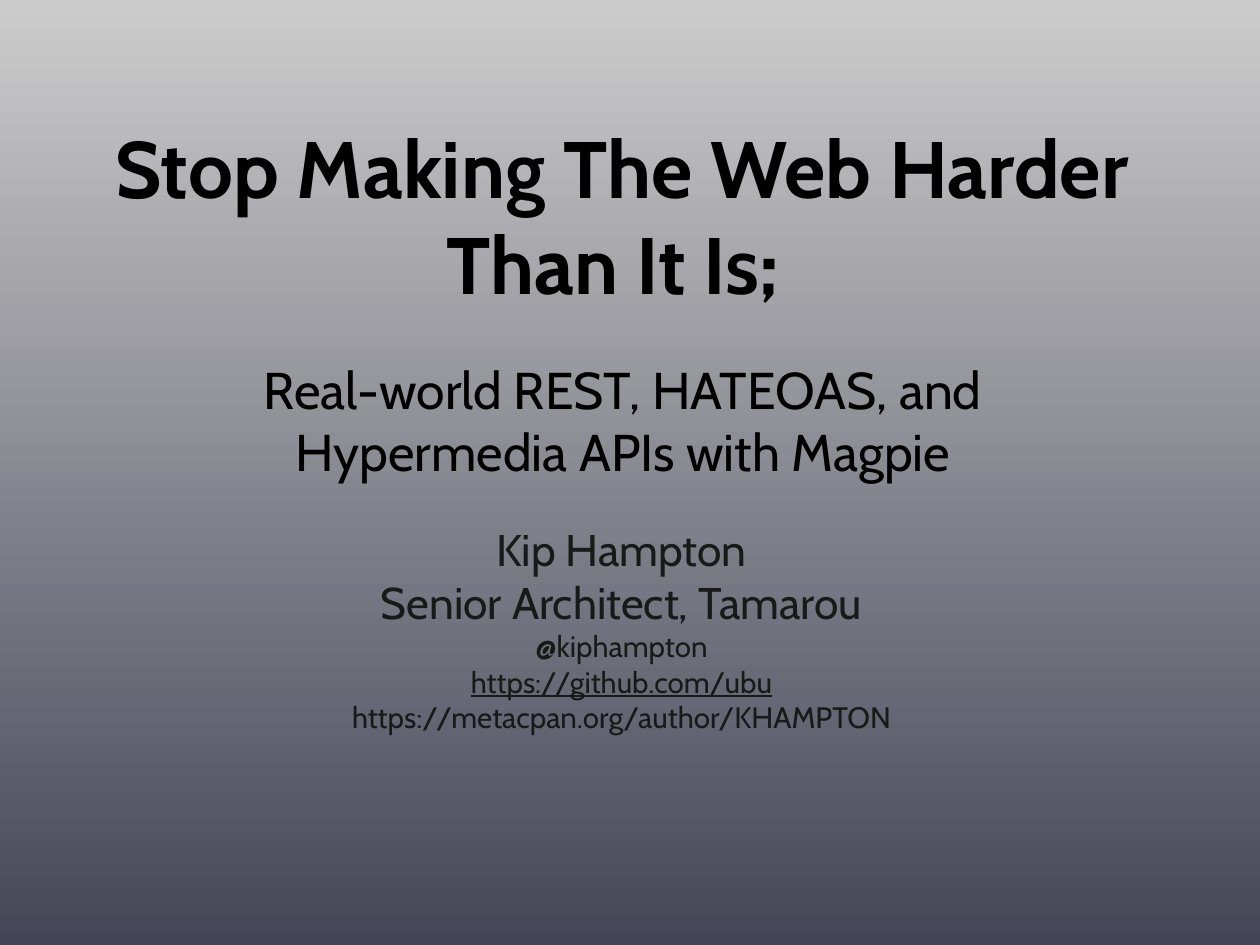
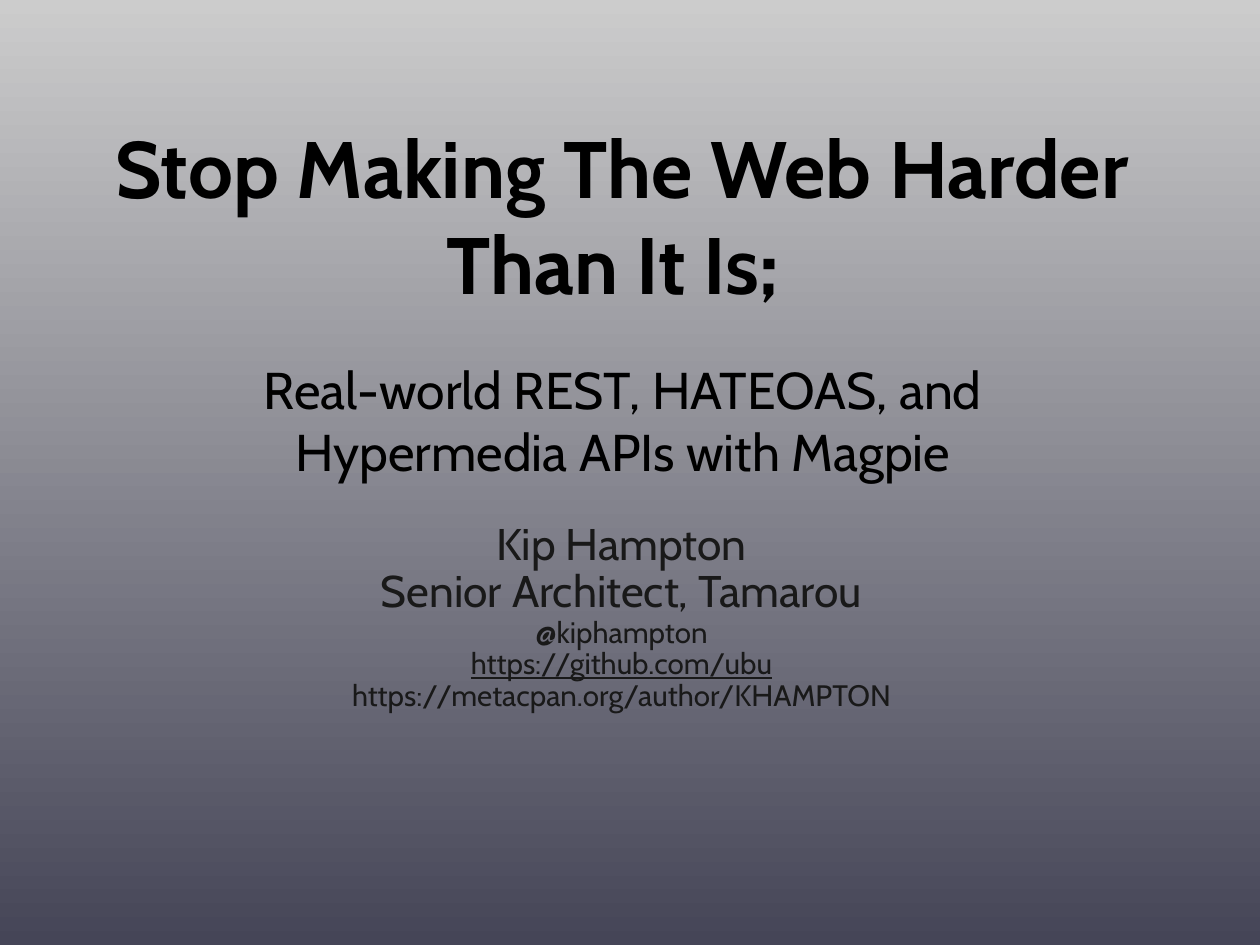
Before and after one commit to ubu/yapcna_2012, a slide deck: slide 1 of magpie.ppt. Drawn at 1260x945 pixels with LibreOffice and Linux fonts; fonts in the diff are those of the drawing. Boxes give left, top, right and bottom in pixels: in the first picture for what was removed or moved away, otherwise in the second. Text is boxed around its words. In the diff, an @@ line names an element or a change of style, - is before the commit and + after.

```diff
--- a/magpie.ppt
+++ b/magpie.ppt
@@ text "Kip Hampton" at box(352, 529, 891, 713): line spacing 1 to 0.9 @@
```
Also in this commit, not shown: 1 other slide changed, 2 other files.
